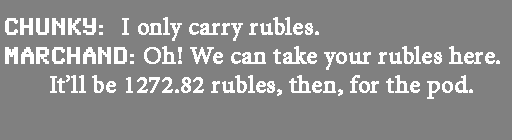
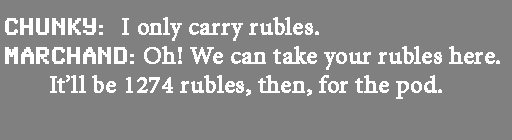
Before/after of a 512x140 layered artwork. What changed in the layer stack:
painted on "Chunky: I only carry rubles. MARCHAND: Oh! We can take your ru" over [162, 75, 473, 99]
